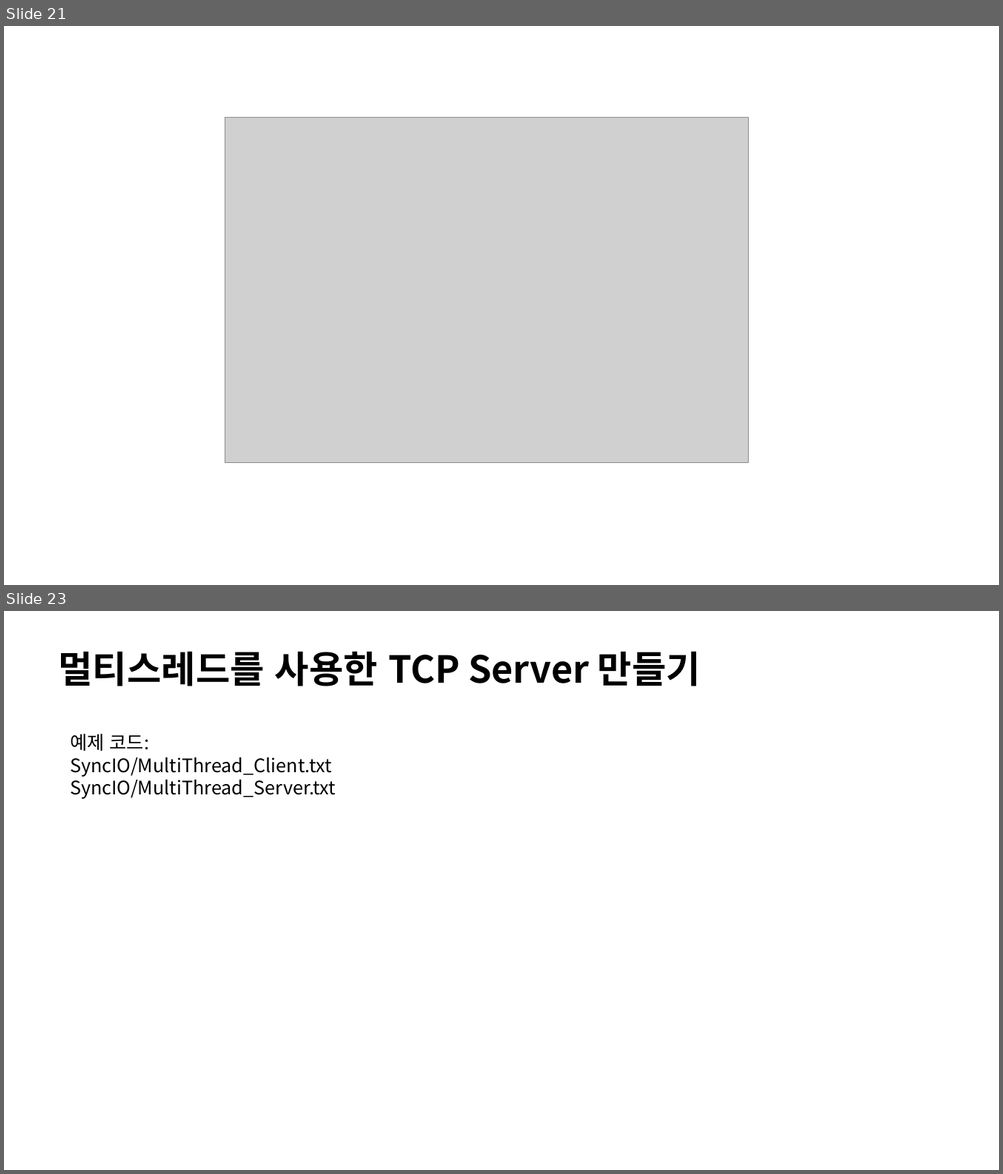
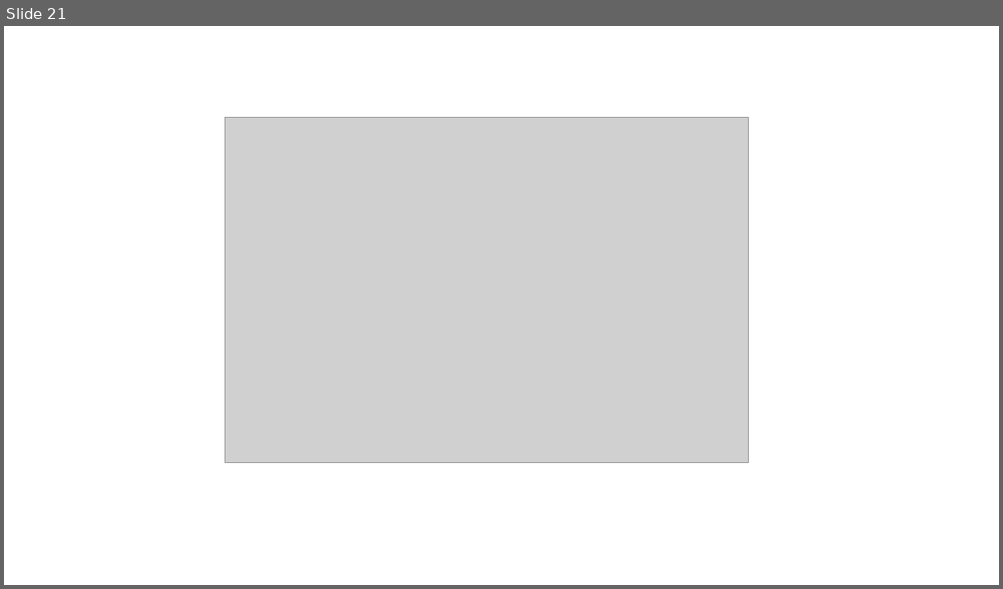
Before and after one commit to jacking75/edu_CSharpNetworkProgramming, a slide deck: Docs/01 CSharp 네트워크 프로그래밍 기초.pptx. Shown one above the other, each under a label of ours: slides 21 and 23 before the commit, slide 21 after it; the slides between them are not shown. The pictures are 1003x1174 and 1003x589 pixels, drawn with LibreOffice and Linux fonts; fonts in the diff are those of the drawing; grey boxes stand for pictures. Boxes give left, top, right and bottom in pixels: in the first picture for what was removed or moved away, otherwise in the second. Text is boxed around its words. In the diff, an @@ line names an element or a change of style, - is before the commit and + after.

```diff
--- a/Docs/01 CSharp 네트워크 프로그래밍 기초.pptx
+++ b/Docs/01 CSharp 네트워크 프로그래밍 기초.pptx
@@ slide 23 removed at <box>4,611,999,1170</box>, background #FFFFFF @@
@@ text removed at <box>59,651,700,686</box> @@
-멀티스레드를 사용한 TCP Server 만들기
@@ text removed at <box>70,734,336,799</box> @@
-예제 코드:
-SyncIO/MultiThread_Client.txt
-SyncIO/MultiThread_Server.txt
```
Also in this commit, not shown: 3 slides added, 3 other slides removed, 20 other files.
